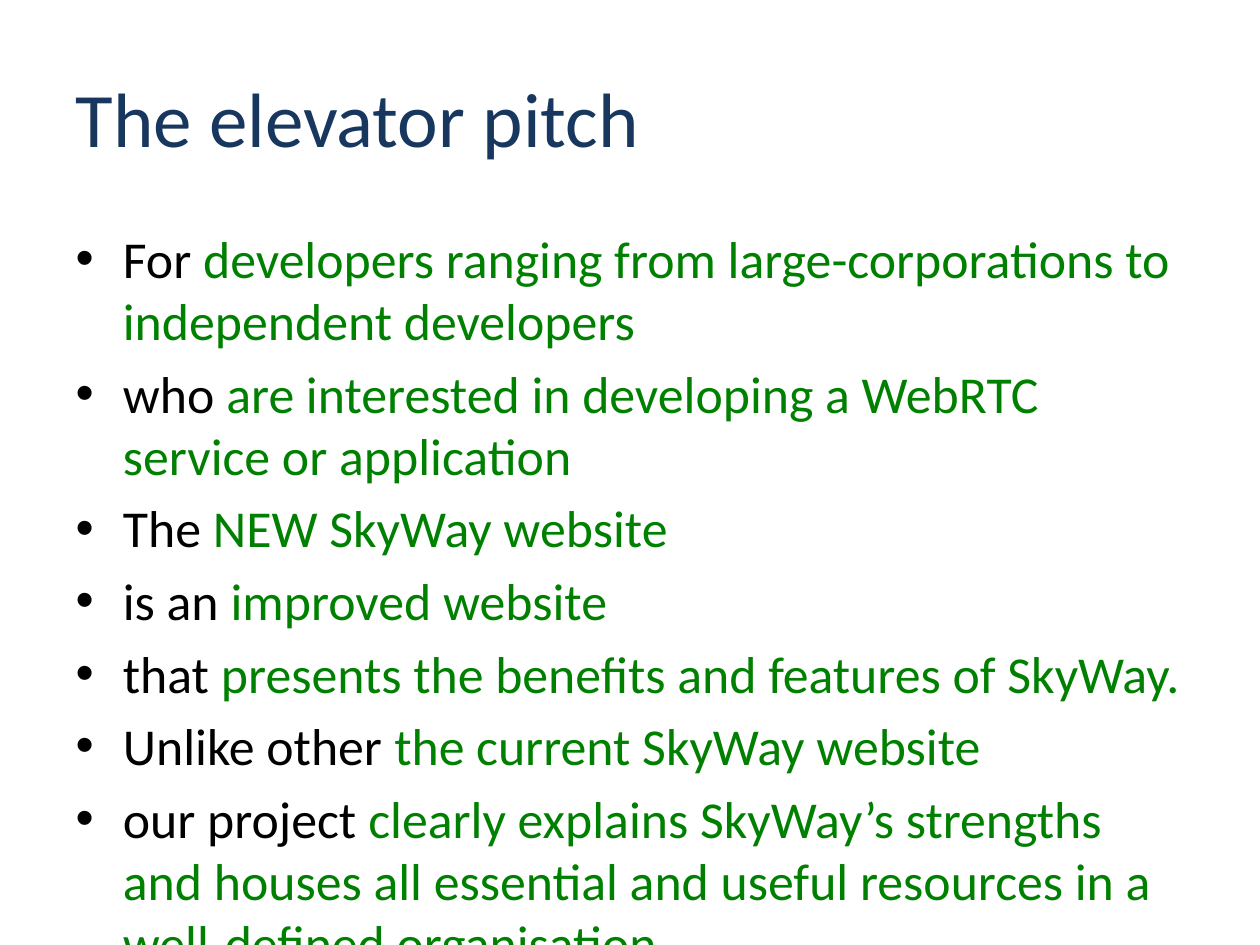
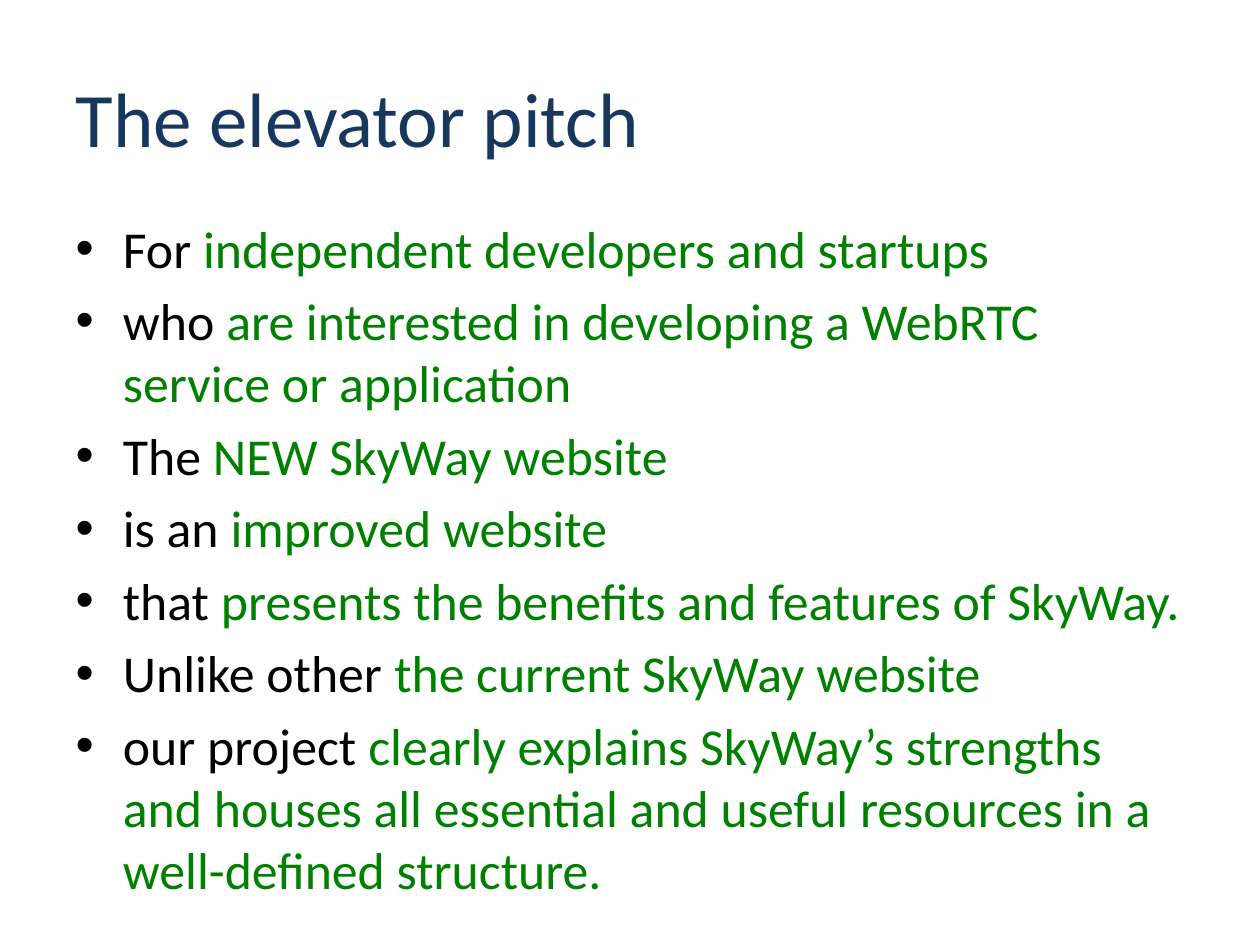
Before and after one commit to nttcom/skyway, a slide deck: slide 3 of skyway-renewal-inception-deck.pptx. Drawn at 1260x945 pixels with LibreOffice and Linux fonts; fonts in the diff are those of the drawing; background and template pictures are left out. Boxes give left, top, right and bottom in pixels: in the first picture for what was removed or moved away, otherwise in the second. Text is boxed around its words. In the diff, an @@ line names an element or a change of style, - is before the commit and + after.

```diff
--- a/skyway-renewal-inception-deck.pptx
+++ b/skyway-renewal-inception-deck.pptx
@@ text "For independent developers and startups": place and size @@
-text "For independent developers and startups" at <box>123,242,1179,901</box>
+text "For independent developers and startups" at <box>123,232,1179,890</box>
@@ text at <box>123,232,989,277</box>: text changed @@
-• For developers ranging from large-corporations to independent developers
+• For independent developers and startups
@@ text at <box>123,728,1151,890</box>: text changed @@
-• our project clearly explains SkyWay’s strengths and houses all essential and useful resources in a well-defined organisation.
+• our project clearly explains SkyWay’s strengths and houses all essential and useful resources in a well-defined structure.
```
Also in this commit, not shown: 3 other slides changed.
